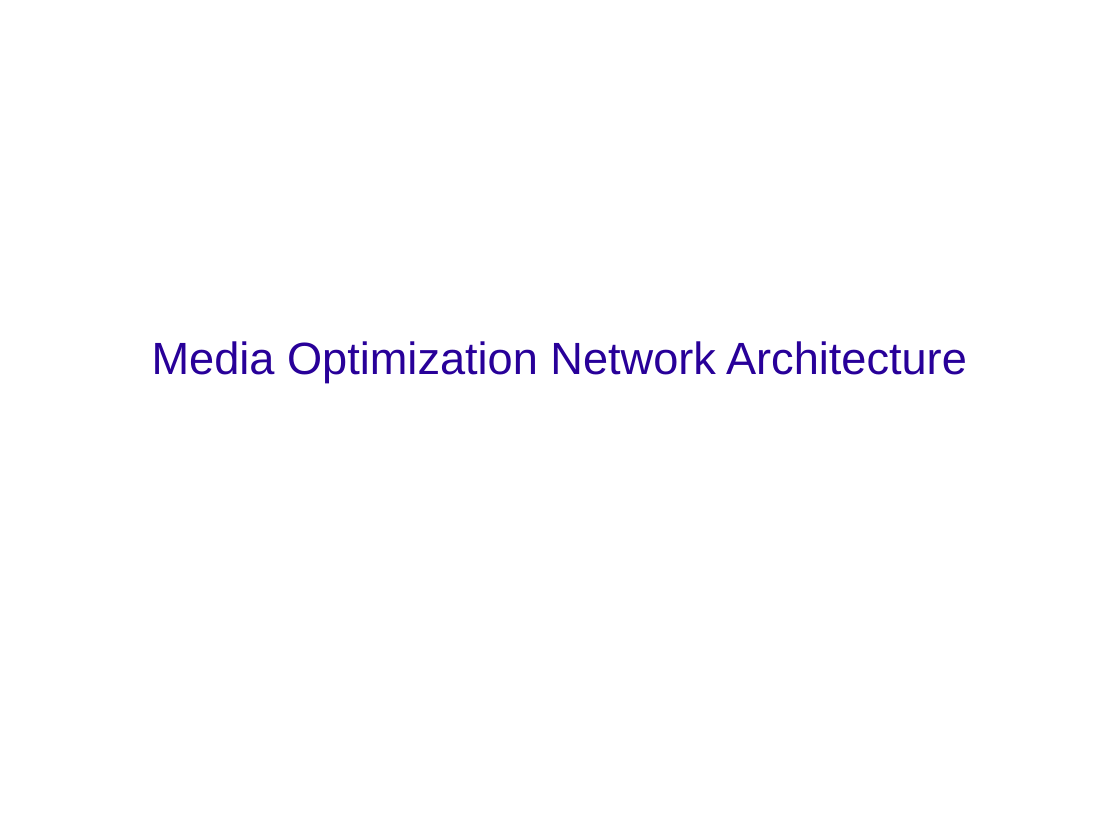
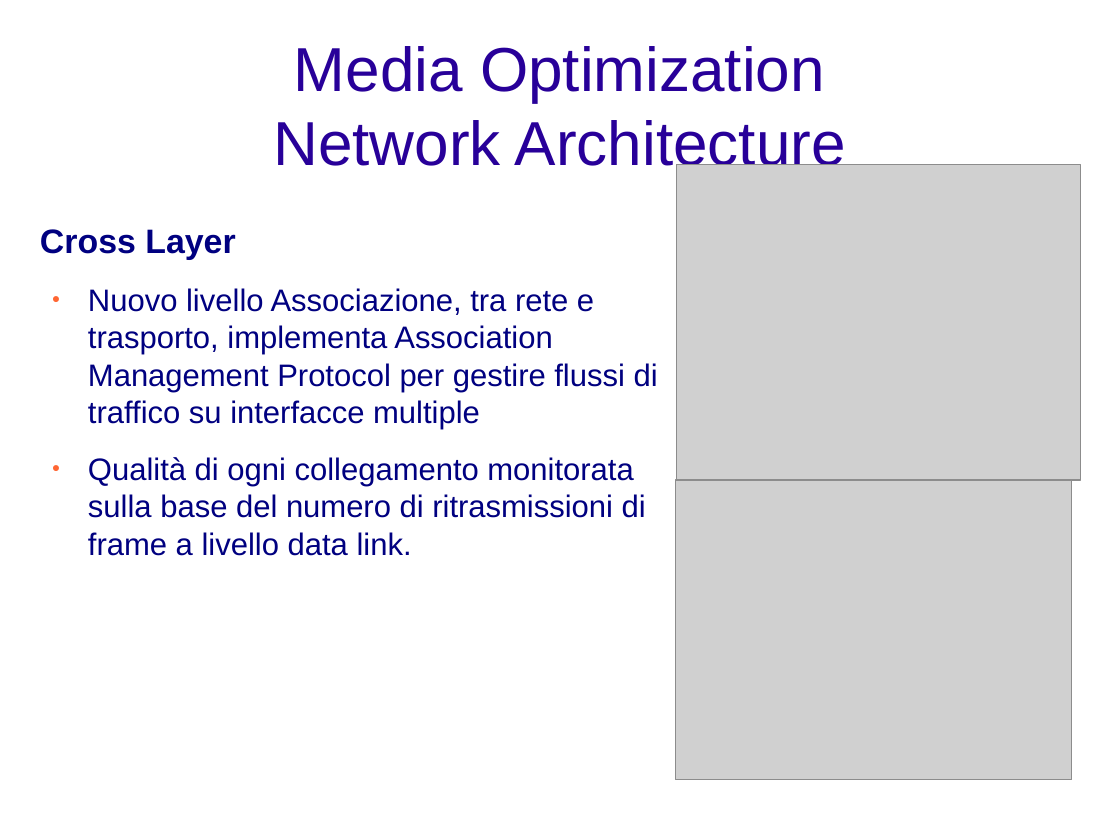
Before and after one commit to rjack/tesi-triennale, a slide deck: slide 5 of presentazione.odp. Drawn at 1120x840 pixels with LibreOffice and Linux fonts; fonts in the diff are those of the drawing; grey boxes stand for pictures; background and template pictures are left out. Boxes give left, top, right and bottom in pixels: in the first picture for what was removed or moved away, otherwise in the second. Text is boxed around its words. In the diff, an @@ line names an element or a change of style, - is before the commit and + after.

```diff
--- a/presentazione.odp
+++ b/presentazione.odp
@@ title "Media Optimization Network Architecture": place and size @@
-title "Media Optimization Network Architecture" at (152,341,967,383)
+title "Media Optimization Network Architecture" at (273,46,846,177)
@@ title "Media Optimization Network Architecture" at (273,46,846,177): size 32 to 44 pt @@
@@ picture added at (677,165,1081,480) @@
@@ text added at (40,229,658,556), 22 pt, text #000080 @@
+Cross Layer
+● Nuovo livello Associazione, tra rete e trasporto, implementa Association Management Protocol per gestire flussi di traffico su interfacce multiple
+● Qualità di ogni collegamento monitorata sulla base del numero di ritrasmissioni di frame a livello data link.
@@ picture added at (676,480,1072,780) @@
```
Also in this commit, not shown: 1 slide added, 1 slide removed.
